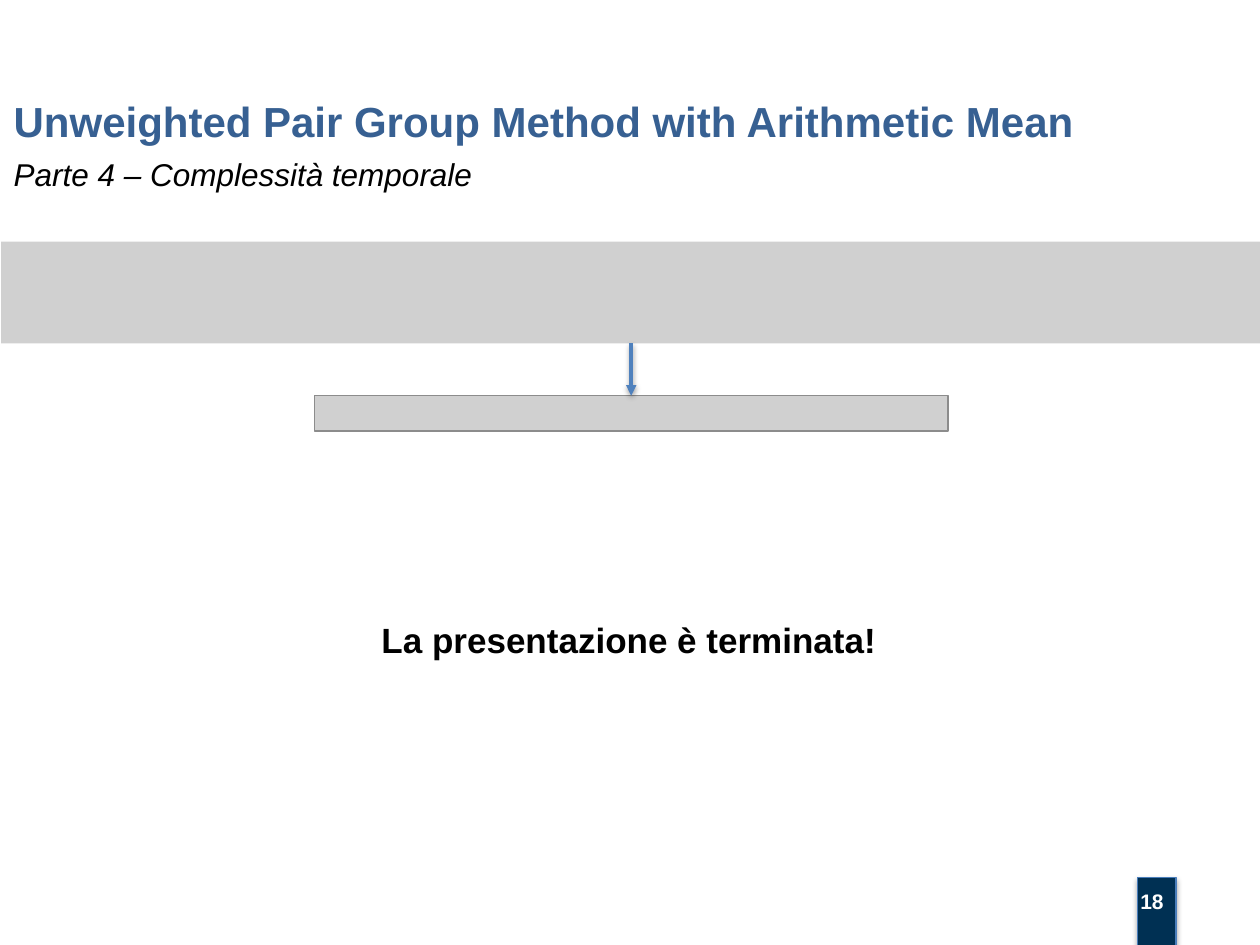
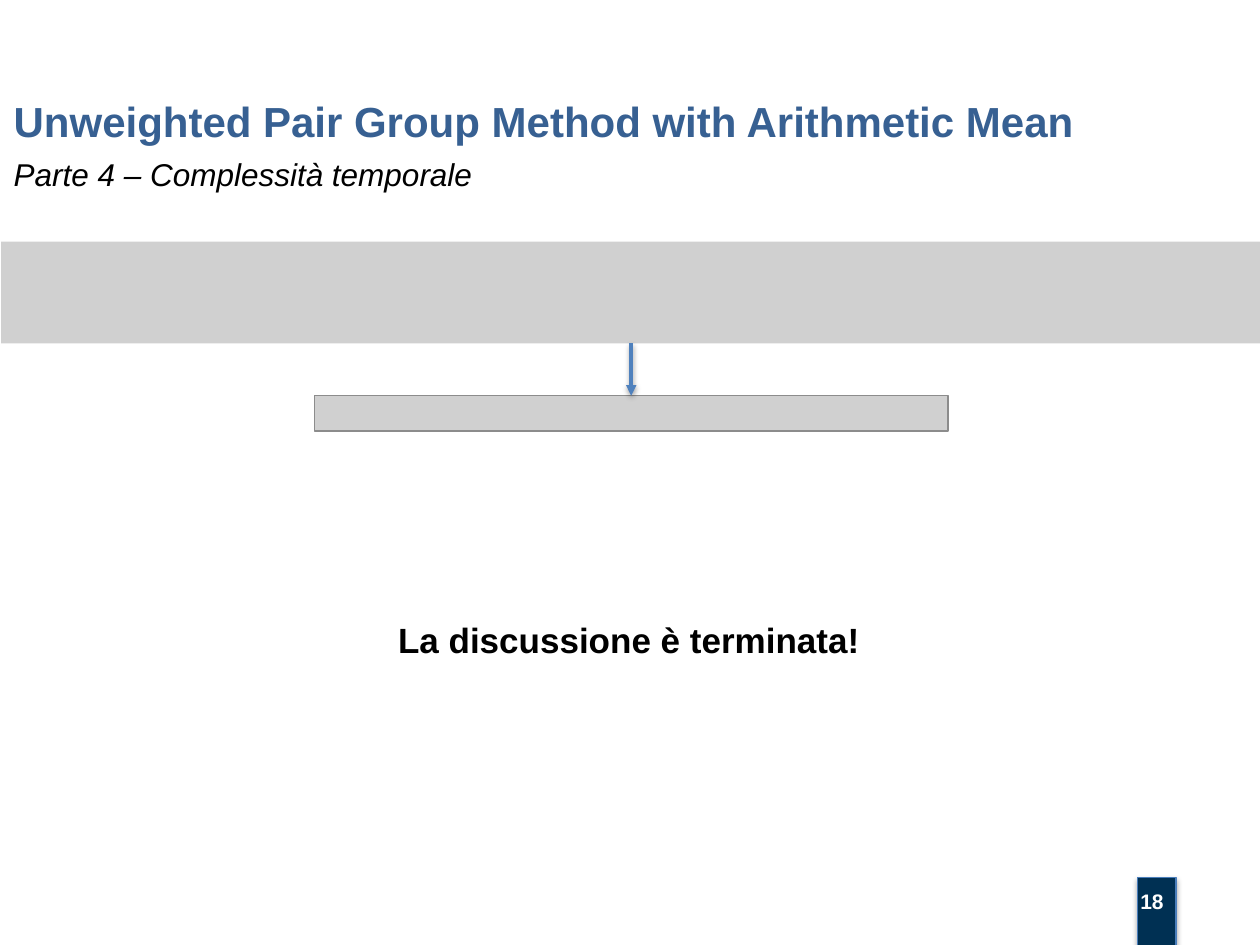
Before and after one commit to mtortoli/Thesis, a slide deck: slide 18 of Discussione Laurea/Slides v.1.0.pptx. Drawn at 1260x945 pixels with LibreOffice and Linux fonts; fonts in the diff are those of the drawing; grey boxes stand for pictures; background and template pictures are left out. Boxes give left, top, right and bottom in pixels: in the first picture for what was removed or moved away, otherwise in the second. Text is boxed around its words. In the diff, an @@ line names an element or a change of style, - is before the commit and + after.

```diff
--- a/Discussione Laurea/Slides v.1.0.pptx
+++ b/Discussione Laurea/Slides v.1.0.pptx
@@ text at (x1=398, y1=627, x2=859, y2=654): text changed @@
-La presentazione è terminata!
+La discussione è terminata!
```
Also in this commit, not shown: 13 other slides changed, 1 other file.
